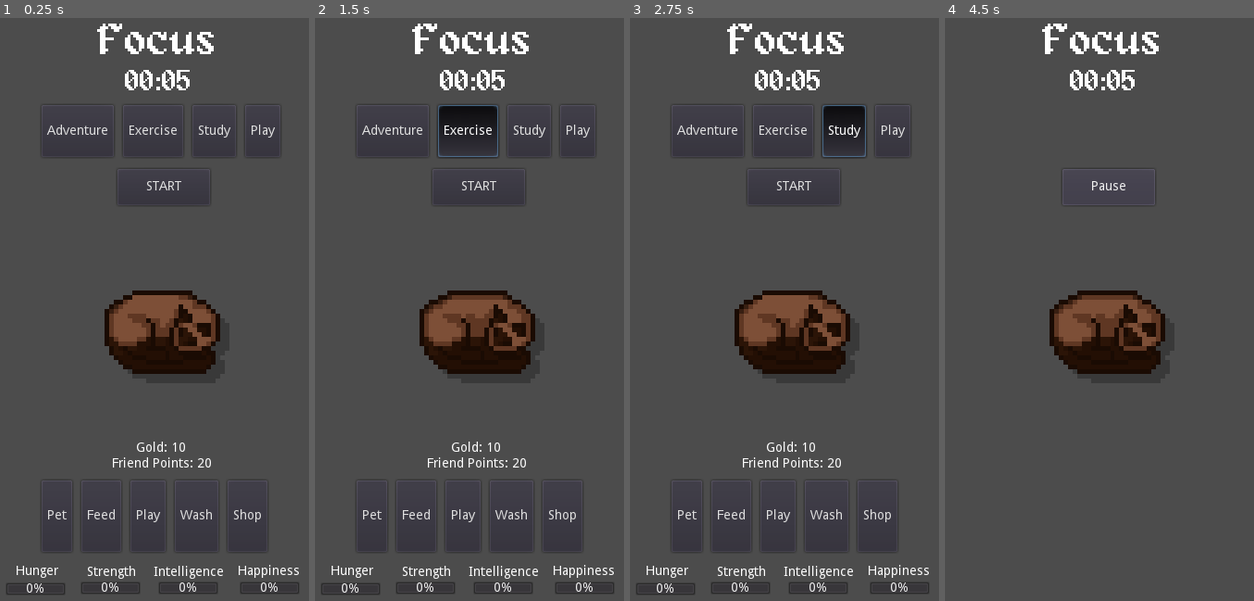
Above: before the commit, frames 1-4 (left to right).
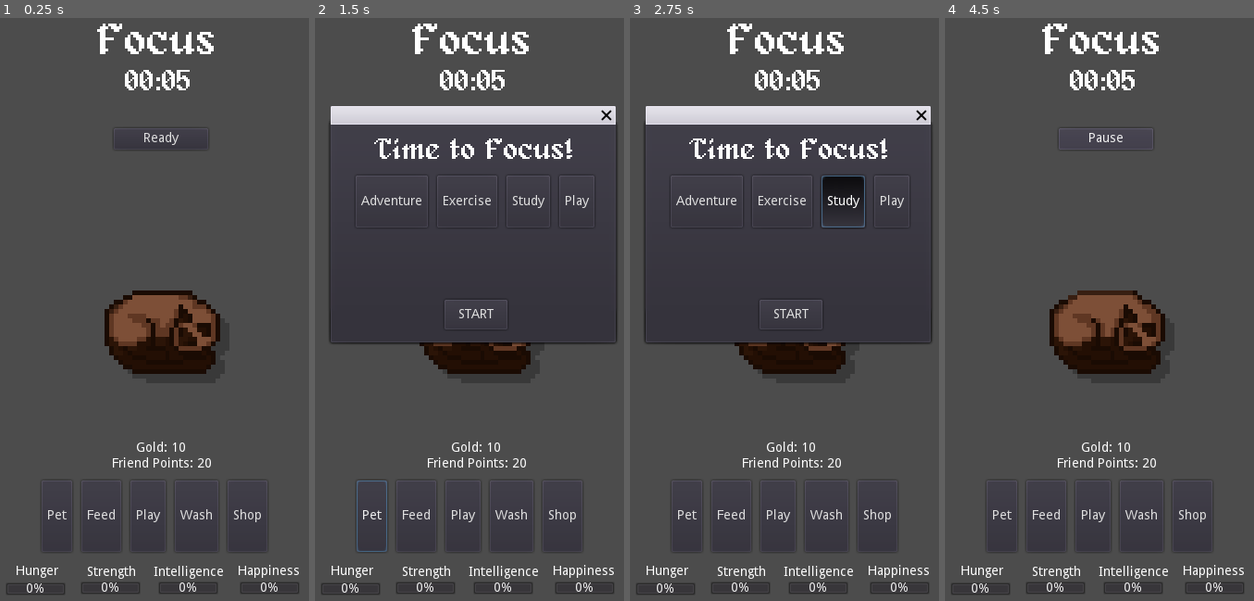
Above: after the commit, the same moments.

Repository: Sleeping-Robot-Games/Pomogotchi
Game: Godot game, scene res://scenes/Main.tscn
The game is run twice, just before and just after one commit, with the same random seed, the same clock (stepped at 60 frames per second) and the same inputs.
Inputs (mouse positions are in pixels of both pictures, inside the frame that each line leads up to):
- Up to frame 1 (0.25 s): no input
- Up to frame 2 (1.5 s): click "Pet" at 0.5 s; click (469, 128) at 1.25 s, where only the run before the commit has a clickable "Exercise"
- Up to frame 3 (2.75 s): click "Study" at 2 s
- Up to frame 4 (4.5 s): click "START" at 2.75 s; click "Pause" at 3.5 s; click "Resume" at 4.25 s

The runs differ from the first frame. In frame 1, 0.6% of the frame differs, in the area x 15-89%, y 18-30%; in frame 2, 13%; in frame 3, 13%, in the area x 4-98%, y 14-56%; in frame 4, 2.4%.

Commit message:
Creates focus pop up

Diff:
--- a/scenes/Main.tscn
+++ b/scenes/Main.tscn
@@ -6,6 +6,7 @@
 [ext_resource path="res://assets/Barcat_001c.png" type="Texture" id=4]
 [ext_resource path="res://resources/theme_focus_group.tres" type="ButtonGroup" id=5]
 [ext_resource path="res://resources/alagard.ttf" type="DynamicFontData" id=6]
+[ext_resource path="res://scripts/FocusPopUp.gd" type="Script" id=7]
 
 [sub_resource type="DynamicFont" id=2]
 size = 48
@@ -23,18 +24,25 @@
 "speed": 5.0
 } ]
 
+[sub_resource type="DynamicFont" id=4]
+size = 32
+font_data = ExtResource( 6 )
+
+[sub_resource type="DynamicFont" id=5]
+font_data = ExtResource( 6 )
+
 [node name="Main" type="Node2D"]
 script = ExtResource( 1 )
 focus_theme_group = ExtResource( 5 )
 
-[node name="Start" type="Button" parent="."]
-margin_left = 136.0
-margin_top = 170.0
-margin_right = 236.0
-margin_bottom = 209.0
+[node name="Ready" type="Button" parent="."]
+margin_left = 132.0
+margin_top = 126.0
+margin_right = 234.0
+margin_bottom = 149.0
 focus_mode = 0
 enabled_focus_mode = 0
-text = "START"
+text = "Ready"
 
 [node name="Mode" type="RichTextLabel" parent="."]
 margin_left = 114.0
@@ -59,49 +67,9 @@
 position = Vector2( 185, 351 )
 scale = Vector2( 5, 5 )
 frames = SubResource( 1 )
-frame = 1
+frame = 3
 speed_scale = 0.5
 playing = true
-
-[node name="FocusThemeContainer" type="HBoxContainer" parent="."]
-margin_left = 54.0
-margin_top = 101.0
-margin_right = 312.0
-margin_bottom = 157.0
-custom_constants/separation = 10
-alignment = 1
-
-[node name="Adventure" type="Button" parent="FocusThemeContainer"]
-margin_right = 78.0
-margin_bottom = 56.0
-focus_mode = 0
-toggle_mode = true
-enabled_focus_mode = 0
-group = ExtResource( 5 )
-text = "Adventure"
-
-[node name="Exercise" type="Button" parent="FocusThemeContainer"]
-margin_left = 88.0
-margin_right = 153.0
-margin_bottom = 56.0
-toggle_mode = true
-group = ExtResource( 5 )
-text = "Exercise"
-
-[node name="Study" type="Button" parent="FocusThemeContainer"]
-margin_left = 163.0
-margin_right = 210.0
-margin_bottom = 56.0
-toggle_mode = true
-group = ExtResource( 5 )
-text = "Study"
-
-[node name="Play" type="Button" parent="FocusThemeContainer"]
-margin_left = 220.0
-margin_right = 258.0
-margin_bottom = 56.0
-group = ExtResource( 5 )
-text = "Play"
 
 [node name="TaskContainer" type="HBoxContainer" parent="."]
 margin_left = 12.0
@@ -211,5 +179,83 @@
 
 [node name="Timer" type="Timer" parent="."]
 
-[connection signal="button_up" from="Start" to="." method="_on_Start_button_up"]
+[node name="FocusPopUp" type="WindowDialog" parent="."]
+visible = true
+margin_left = 26.0
+margin_top = 122.0
+margin_right = 334.0
+margin_bottom = 357.0
+script = ExtResource( 7 )
+
+[node name="FocusThemeContainer" type="HBoxContainer" parent="FocusPopUp"]
+margin_left = 27.0
+margin_top = 55.0
+margin_right = 285.0
+margin_bottom = 111.0
+custom_constants/separation = 10
+alignment = 1
+
+[node name="Adventure" type="Button" parent="FocusPopUp/FocusThemeContainer"]
+margin_right = 78.0
+margin_bottom = 56.0
+focus_mode = 0
+toggle_mode = true
+enabled_focus_mode = 0
+group = ExtResource( 5 )
+text = "Adventure"
+
+[node name="Exercise" type="Button" parent="FocusPopUp/FocusThemeContainer"]
+margin_left = 88.0
+margin_right = 153.0
+margin_bottom = 56.0
+toggle_mode = true
+group = ExtResource( 5 )
+text = "Exercise"
+
+[node name="Study" type="Button" parent="FocusPopUp/FocusThemeContainer"]
+margin_left = 163.0
+margin_right = 210.0
+margin_bottom = 56.0
+toggle_mode = true
+group = ExtResource( 5 )
+text = "Study"
+
+[node name="Play" type="Button" parent="FocusPopUp/FocusThemeContainer"]
+margin_left = 220.0
+margin_right = 258.0
+margin_bottom = 56.0
+toggle_mode = true
+group = ExtResource( 5 )
+text = "Play"
+
+[node name="Start" type="Button" parent="FocusPopUp"]
+margin_left = 123.0
+margin_top = 189.0
+margin_right = 191.0
+margin_bottom = 221.0
+text = "START"
+
+[node name="Title" type="Label" parent="FocusPopUp"]
+margin_left = 47.0
+margin_top = 13.0
+margin_right = 263.0
+margin_bottom = 43.0
+custom_fonts/font = SubResource( 4 )
+text = "Time to Focus!"
+
+[node name="ThemeDescription" type="RichTextLabel" parent="FocusPopUp"]
+visible = false
+margin_left = 13.0
+margin_top = 125.0
+margin_right = 297.0
+margin_bottom = 178.0
+custom_fonts/normal_font = SubResource( 5 )
+bbcode_enabled = true
+bbcode_text = "[center]Your pet will exercise during this focus session! Gaining +1 strength!"
+text = "Your pet will exercise during this focus session! Gaining +1 strength!"
+scroll_active = false
+
+[connection signal="button_up" from="Ready" to="." method="_on_Ready_button_up"]
 [connection signal="timeout" from="Timer" to="." method="_on_Timer_timeout"]
+[connection signal="popup_hide" from="FocusPopUp" to="FocusPopUp" method="_on_FocusPopUp_popup_hide"]
+[connection signal="button_up" from="FocusPopUp/Start" to="FocusPopUp" method="_on_Start_button_up"]
--- /dev/null
+++ b/scripts/FocusPopUp.gd
@@ -0,0 +1,35 @@
+extends WindowDialog
+
+onready var main = get_parent()
+onready var timer = main.get_node('Timer')
+onready var ready_button = main.get_node("Ready")
+
+const DESCRIPTION_THEME_TEXT = {
+	'Adventure': "",
+	'Exercise': "",
+	'Study': "",
+	'Play': ""
+}
+
+func _ready():
+	pass
+
+
+func _on_Start_button_up():
+	if main.focus_theme_mode:
+		# Start the timer if a focus theme is selected and update start button text
+		timer.start()
+		ready_button.text = 'Pause'
+		hide()
+
+func _on_FocusTheme_pressed():
+	main.focus_theme_mode = main.focus_theme_group.get_pressed_button().name
+	$ThemeDescription.bbcode_text = '[center]' + DESCRIPTION_THEME_TEXT[main.focus_theme_mode]
+	$ThemeDescription.show()
+
+
+func _on_FocusPopUp_popup_hide():
+	$ThemeDescription.hide()
+	# Untoggle the focus theme button so a new one can be chosen
+	if main.focus_theme_group.get_pressed_button():
+		main.focus_theme_group.get_pressed_button().pressed = false
--- a/scripts/Main.gd
+++ b/scripts/Main.gd
@@ -6,22 +6,21 @@
 
 export(ButtonGroup) var focus_theme_group
 
-onready var ui_to_hide_on_focus = [
-	$FocusThemeContainer,
-	$TaskContainer,
-	$Hunger,
-	$Happiness,
-	$Intelligence,
-	$Strength,
-	$FPLabel,
-	$GoldLabel
-]
+#onready var ui_to_hide_on_focus = [
+#	$TaskContainer,
+#	$Hunger,
+#	$Happiness,
+#	$Intelligence,
+#	$Strength,
+#	$FPLabel,
+#	$GoldLabel
+#]
 
 func _ready():
 	$Mode.text = timer_mode
 	update_display_time()
 	for button in focus_theme_group.get_buttons():
-		button.connect("pressed", self, "_on_FocusTheme_pressed")
+		button.connect("pressed", $FocusPopUp, "_on_FocusTheme_pressed")
 
 
 func update_display_time():
@@ -29,27 +28,17 @@
 	var seconds = (int(timer_seconds)) % 60
 	$Time.text = "%02d:%02d" % [minutes, seconds]
 
-func _on_FocusTheme_pressed():
-	if timer_mode == c.BREAK or $Timer.is_stopped():
-		focus_theme_mode = focus_theme_group.get_pressed_button().name
 
-
-func _on_Start_button_up():
-		if $Timer.is_stopped():
-			if focus_theme_mode:
-				# Start the timer if a focus theme is selected and update start button text
-				$Timer.start()
-				$Start.text = 'Pause'
-				# Hide all the UI elements during FOCUS
-				if timer_mode == c.FOCUS:
-					for element in ui_to_hide_on_focus:
-						element.hide()
+func _on_Ready_button_up():
+	if $Timer.is_stopped():
+		if timer_mode == c.FOCUS:
+			$FocusPopUp.show()
+	else:
+		$Timer.paused = !$Timer.paused
+		if $Timer.paused:
+			$Ready.text = 'Resume'
 		else:
-			$Timer.paused = !$Timer.paused
-			if $Timer.paused:
-				$Start.text = 'Resume'
-			else:
-				$Start.text = 'Pause'
+			$Ready.text = 'Pause'
 
 
 func _on_Timer_timeout():
@@ -61,18 +50,16 @@
 		timer_seconds = c.STANDARD_BREAK_SECONDS if timer_mode == c.FOCUS else c.STANDARD_FOCUS_SECONDS
 		timer_mode = c.BREAK if timer_mode == c.FOCUS else c.FOCUS
 		# Update the start button and mode text
-		$Start.text = 'Start'
+
+		## TODO: Show BREAK popup
+
+		$Ready.text = 'Ready'
 		$Mode.text = timer_mode
 		# Start the timer again automatically if just turned to break
 		if timer_mode == c.BREAK:
 			$Timer.start()
-			$Start.text = "Pause"
-			# Untoggle the focus theme button so a new one can be chosen
-			if focus_theme_group.get_pressed_button():
-				focus_theme_group.get_pressed_button().pressed = false
+			$Ready.text = "Pause"
+
 			focus_theme_mode = ""
-			# Show all the UI elements during BREAK
-			for element in ui_to_hide_on_focus:
-				element.show()
 
 	update_display_time()
Not shown: 1 places in scenes/Main.tscn that only renumber resources
